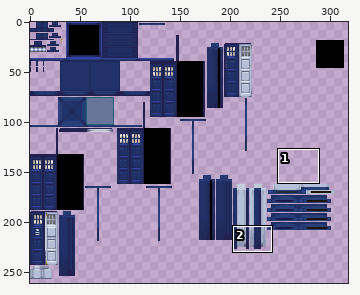
Sprite sheet: src/main/resources/assets/ait/textures/blockentities/exteriors/classic/classic_hudolin.png. Above: a wide view before the commit, with the close-up outlined.
Close-up. The starting point:
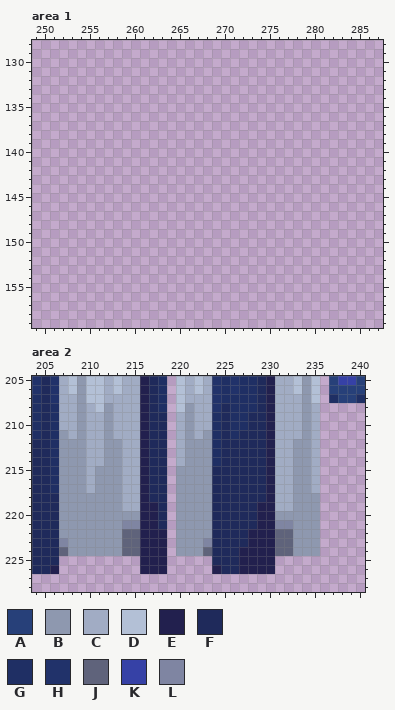
The file is 512x512 pixels. Colours within 5 levels of each other are drawn and written as one. Shown: area 1: x 249..287, y 128..159; area 2: x 204..240, y 205..228. The wide view leaves out empty margins.
Palette (. is transparent): A #274079  B #8e98af  C #a1acc4  D #b3c0d6  E #22204e  F #1f2a5b  G #1f2f64  H #21326a  J #5f637b  K #3641a6  L #7f85a2
Pixels before, area 2, first column x 204:
205 HFHCDBDDCDCCEFG.DCDCHGHGGFECCDBD.AKKA
206 HFHCDBDDCDCCEFG.DCDCHGHGGFECCDBD.AAAA
207 GFHCCBDDCCCCEFG.DCCCHGGGGFECCCBD.GAAG
208 GFGCCBCDBCCCEFG.DBCCHFGGGFECCCBC.....
209 GFGCCBCCBCCCEFF.CBCCGFGGFFECCCBC.....
210 GFGCCBCCBCCCEFF.CBCCGFGGFFECCCBC.....
211 GFGBCBCCBCCCEFF.CBCBGFGFFFECCCBC.....
212 FFGBBBCCBBCCEFF.CBBBGFFFFFECCBBC.....
213 FFGBBBCCBBCCEFF.CBBBGFFFFFECCBBC.....
214 FFGBBBCCBBCCEFF.CBBBGFFFFFECCBBC.....
215 FFGBBBCBBBCCEFF.BBBBFFFFFFECCBBC.....
216 FFGBBBCBBBCCEFF.BBBBFFFFFFECCBBC.....
217 FFGBBBCBBBCCEFF.BBBBFFFFFFECCBBC.....
218 FFFBBBBBBBCCEFF.BBBBFFFFFFECCBBB.....
219 FFFBBBBBBBCCEEF.BBBBFFFFFEECCBBB.....
220 FFFBBBBBBBBBEEF.BBBBFFFFFEEBBBBB.....
221 FFFBBBBBBBLLEEF.BBBBFFFFFEELLBBB.....
222 FFFBBBBBBBJJEEE.BBBBFFFFEEEJJBBB.....
223 FFFLBBBBBBJJEEE.BBBLFFFFEEEJJBBB.....
224 FFFJBBBBBBJJEEE.BBBJFFFEEEEJJBBB.....
225 FFF.........EEE.....FFFEEEE..........
226 FFE.........EEE.....EFFEEEE..........
Once edited:
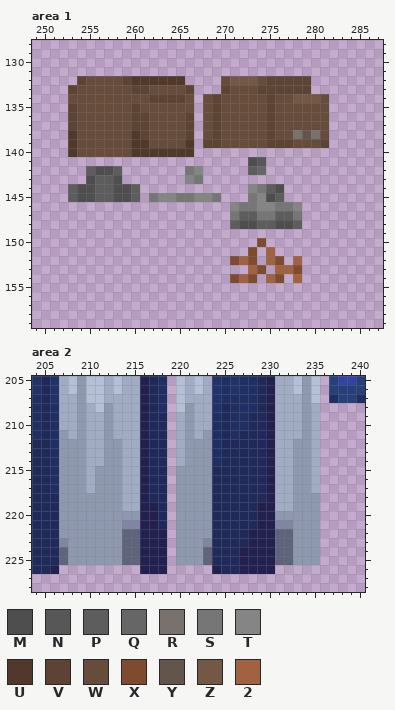
Colours new in this view: M #4e4e4e  N #575757  P #5d5d5d  Q #666666  R #79716b  S #767676  T #858585  U #50392a  V #5c4333  W #674c3b  X #7e4b2e  Y #64554b  Z #735845  2 #a06241
The commit says: fix: hudolin / shalka interior door model (now uses own model)
Diff:
Changed rows in their new state; - is an unchanged pixel.
Area 1:
first column x 253:
132 -VWWWWVUUUUUU----WZZZWVVVVV--
133 VWWWWWWVVWWWWV---VWWWVVVVVV--
134 WWWWWWWWWVVVVW-WVWWWWWVWWZZZW
135 VWWWWWWVWWWWWW-WVWWWWWVWWWWWW
136 VWWWWWWVVWWWWV-WVWWWWWVWWWWWW
137 VWWWWWWVVWWWWV-WVWWWWWVWWWWWW
138 UWWWWWWUVWWWWV-WVWWWWWVWWRYRW
139 UWWWWWWUUWWWWU-VVWWWWWVVVWWWV
140 UWWWWWWUUUUUUU---------------
141 --------------------MN-------
142 --PMMP-------ST-----PQ-------
143 --MPPM-------TS--------------
144 PMMPPMMP------------TSPM-----
145 PMMPPMMP-STTSSTTS---STMP-----
146 ------------------TSSTTSST---
147 ------------------SPPSSPPS---
148 ------------------PMMPPMMP---
150 ---------------------X-------
151 --------------------X-2------
152 ------------------X2X-2X-2---
153 --------------------2X-22X---
154 ------------------X2X-2X-2---
Area 2:
first column x 207:
225 JBBBBBBJJ----BBBJ-------JJBBB
Pixel boxes of the changes (left, top, right, bottom) in both close-ups:
added: (68, 76, 329, 283)
added: (59, 556, 140, 565)
added: (176, 556, 212, 565)
added: (275, 556, 320, 565)
